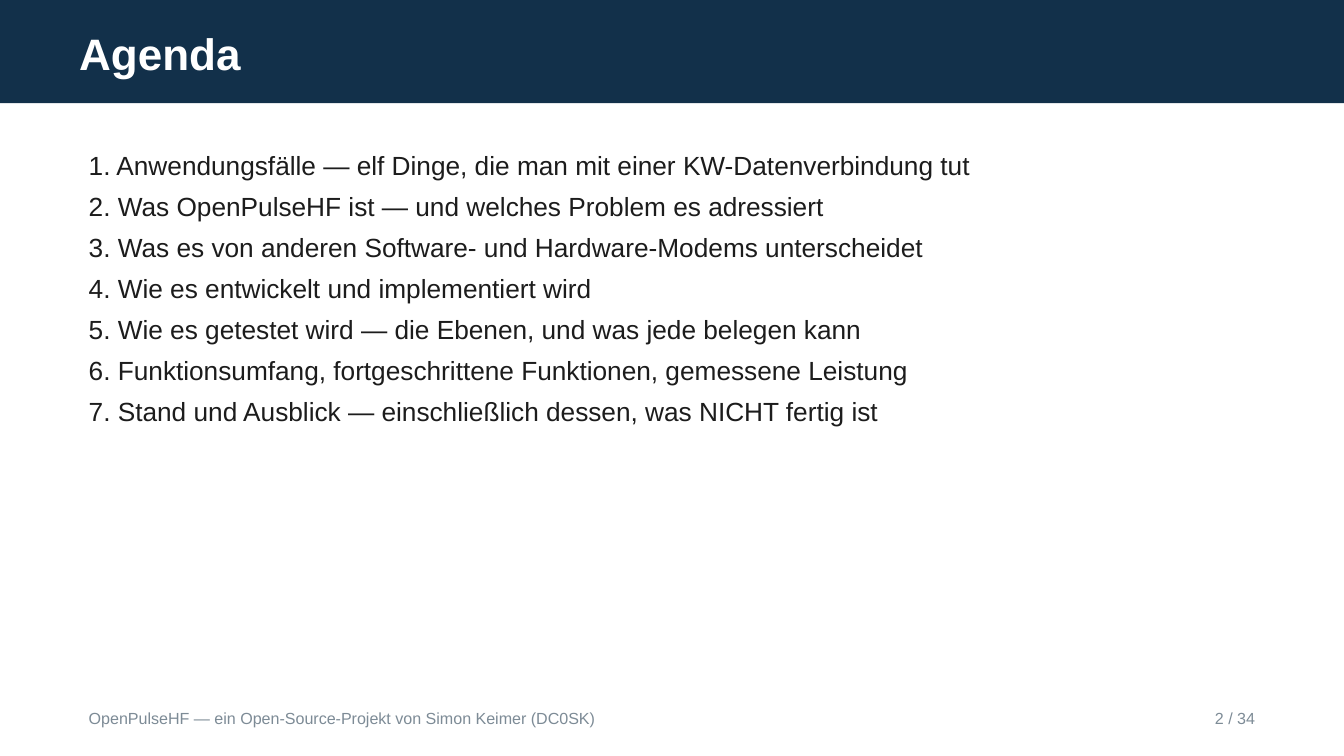
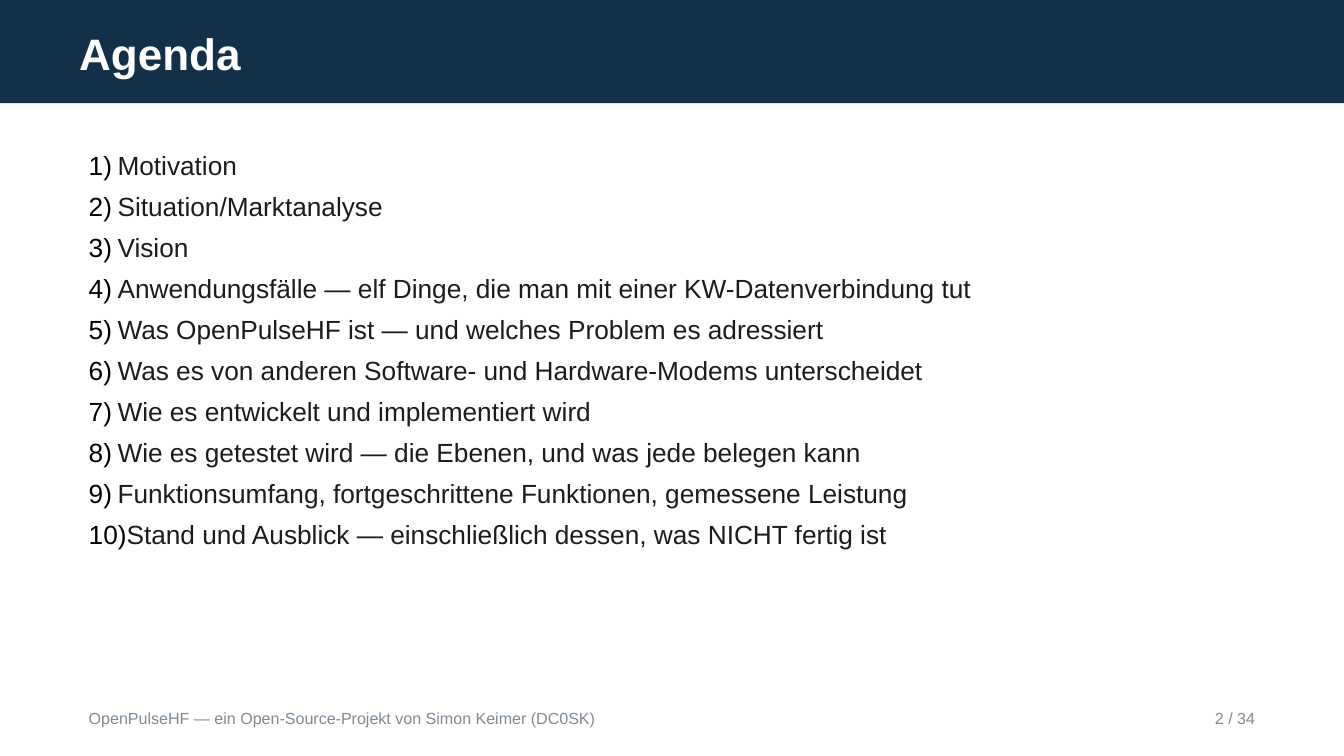
Before and after one commit to dc0sk/OpenPulseHF, a slide deck: slide 2 of docs/presentations/OpenPulseHF-Overview-DE.odp. Drawn at 1344x756 pixels with LibreOffice and Linux fonts; fonts in the diff are those of the drawing. Boxes give left, top, right and bottom in pixels: in the first picture for what was removed or moved away, otherwise in the second. Text is boxed around its words. In the diff, an @@ line names an element or a change of style, - is before the commit and + after.

```diff
--- a/docs/presentations/OpenPulseHF-Overview-DE.odp
+++ b/docs/presentations/OpenPulseHF-Overview-DE.odp
@@ text at bbox=[89, 156, 971, 549]: text changed @@
-1. Anwendungsfälle — elf Dinge, die man mit einer KW-Datenverbindung tut
-2. Was OpenPulseHF ist — und welches Problem es adressiert
-3. Was es von anderen Software- und Hardware-Modems unterscheidet
-4. Wie es entwickelt und implementiert wird
-5. Wie es getestet wird — die Ebenen, und was jede belegen kann
-6. Funktionsumfang, fortgeschrittene Funktionen, gemessene Leistung
-7. Stand und Ausblick — einschließlich dessen, was NICHT fertig ist
+1) Motivation
+2) Situation/Marktanalyse
+3) Vision
+4) Anwendungsfälle — elf Dinge, die man mit einer KW-Datenverbindung tut
+5) Was OpenPulseHF ist — und welches Problem es adressiert
+6) Was es von anderen Software- und Hardware-Modems unterscheidet
+7) Wie es entwickelt und implementiert wird
+8) Wie es getestet wird — die Ebenen, und was jede belegen kann
+9) Funktionsumfang, fortgeschrittene Funktionen, gemessene Leistung
+10) Stand und Ausblick — einschließlich dessen, was NICHT fertig ist
```
Also in this commit, not shown: 5 other slides changed, 3 slides added, 1 other file.
